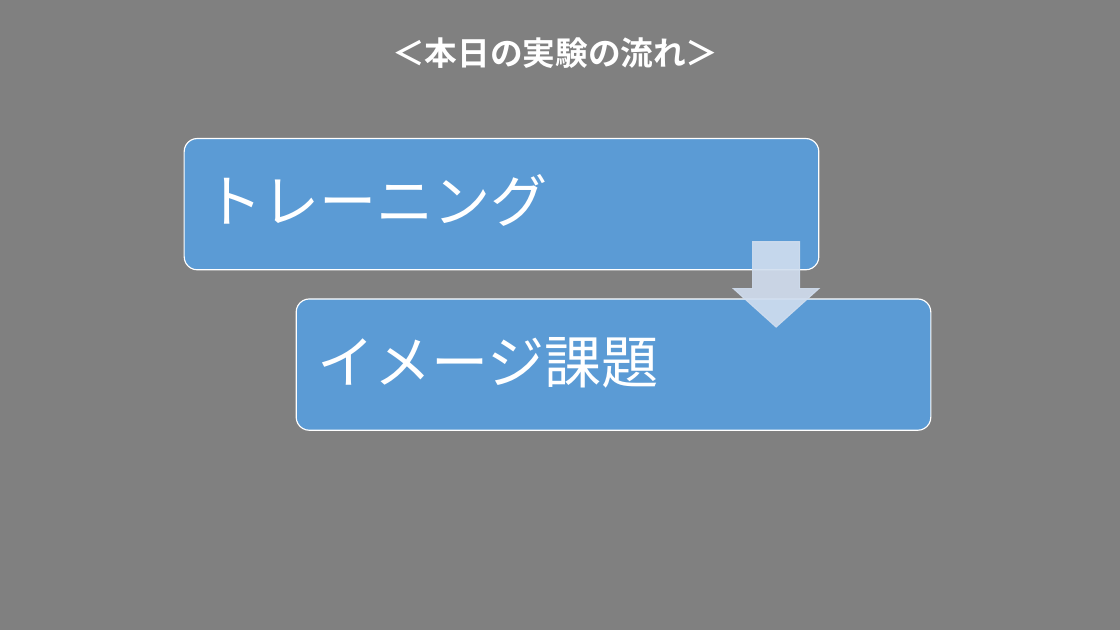
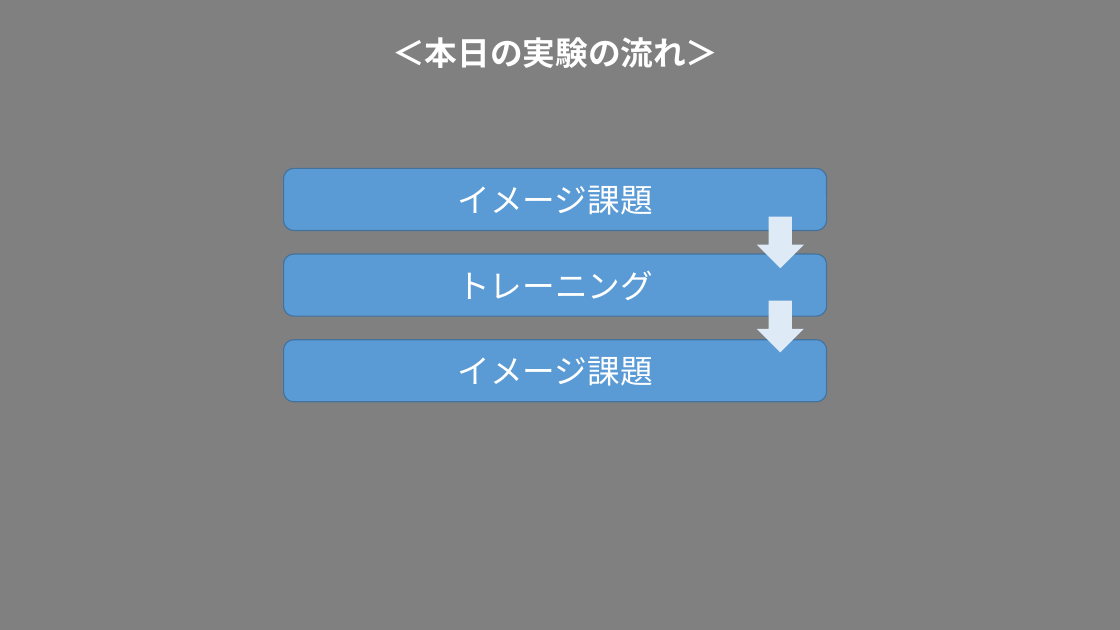
Before and after one commit to Cho-sei/Mystudy, a slide deck: slide 2 of InstImage/day_flow.pptx. Drawn at 1120x630 pixels with LibreOffice and Linux fonts; fonts in the diff are those of the drawing. Boxes give left, top, right and bottom in pixels: in the first picture for what was removed or moved away, otherwise in the second. Text is boxed around its words. In the diff, an @@ line names an element or a change of style, - is before the commit and + after.

```diff
--- a/InstImage/day_flow.pptx
+++ b/InstImage/day_flow.pptx
@@ rounded rectangle removed at <box>184,139,819,270</box> @@
@@ rounded rectangle added at <box>284,169,827,231</box>, fill #5B9BD5, outline #43739E 1 pt, 28 pt, text #FFFFFF @@
+イメージ課題
@@ down arrow: place and size @@
-down arrow at <box>734,242,819,328</box>
+down arrow at <box>759,218,803,268</box>
@@ down arrow at <box>759,218,803,268</box>: fill #D2DEEF at 90% opacity to #DEEBF7; outline #D2DEEF 1 pt to #DEEBF7 1 pt; proportions changed @@
@@ rounded rectangle "トレーニング" at <box>284,254,827,316</box>: size 49 to 28 pt; alignment left to centre; line spacing 0.9 to 1; less space between paragraphs; fill none to #5B9BD5; outline none to #43739E 1 pt @@
@@ rounded rectangle "トレーニング": place and size @@
-rounded rectangle "トレーニング" at <box>205,174,548,226</box>
+rounded rectangle "トレーニング" at <box>284,254,827,316</box>
@@ rounded rectangle removed at <box>297,299,932,430</box> @@
@@ down arrow added at <box>759,302,803,352</box>, fill #DEEBF7, outline #DEEBF7 1 pt @@
@@ rounded rectangle "イメージ課題": place and size @@
-rounded rectangle "イメージ課題" at <box>317,337,659,388</box>
+rounded rectangle "イメージ課題" at <box>284,339,827,402</box>
@@ rounded rectangle "イメージ課題" at <box>284,339,827,402</box>: size 49 to 28 pt; alignment left to centre; line spacing 0.9 to 1; less space between paragraphs; fill none to #5B9BD5; outline none to #43739E 1 pt @@
```
Also in this commit, not shown: 2 other slides changed, 1 slide added, 11 other files.
